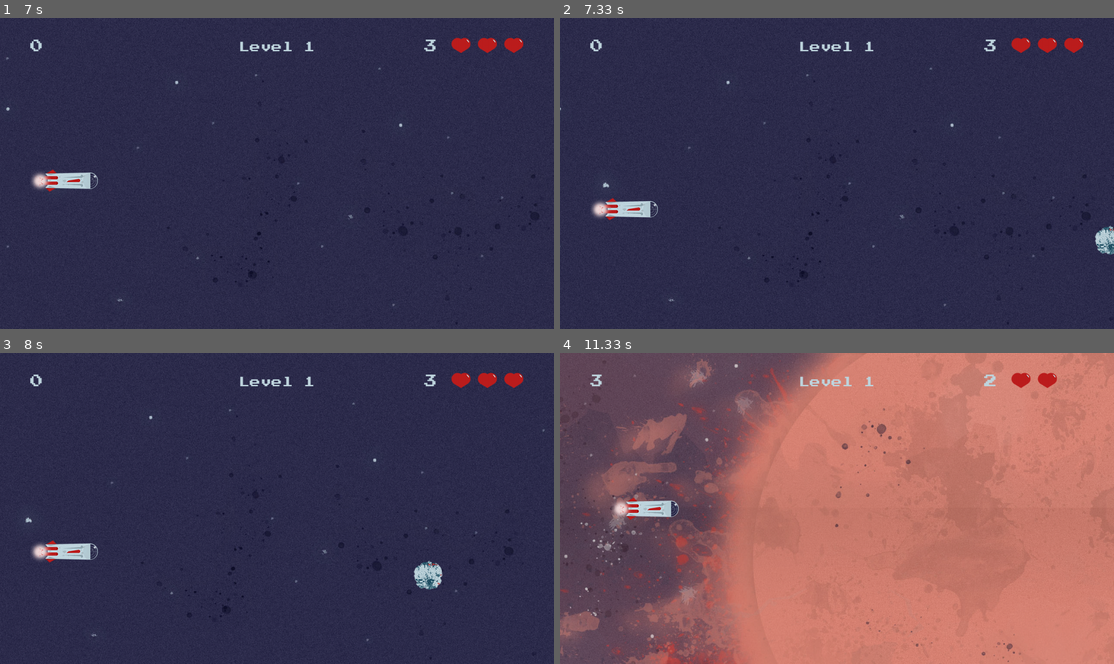
Above: before the commit, frames 1-4 (two rows, left to right).
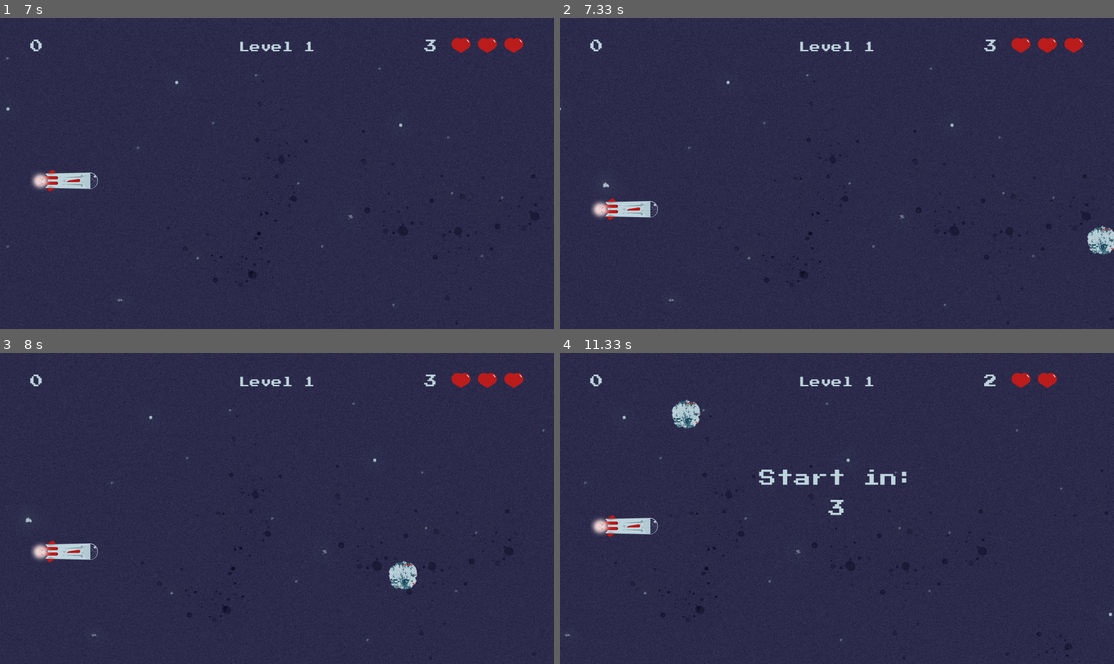
Above: after the commit, the same moments.

Repository: AdrianFSN/proyecto-final-pygame-quest
Game: pygame game, started from main.py
The game is run twice, just before and just after one commit, with the same random seed, the same clock (stepped at 60 frames per second) and the same inputs.
Inputs:
- Up to frame 1 (7 s): tap Space at 0.33, 5.73, 6.03, 6.23, 6.63, 6.97 s; hold Up 5.67-6.13 s; hold Down 6.17-6.53 s; hold Up 6.57-6.87 s; hold Down from 6.9 s (still down)
- Up to frame 2 (7.33 s): release Down at 7.2 s; hold Up from 7.23 s (still down); tap Space at 7.3 s
- Up to frame 3 (8 s): release Up at 7.6 s; hold Down from 7.63 s (still down); tap Space at 7.7 s
- Up to frame 4 (11.33 s): release Down at 8 s; hold Up 8.03-8.33 s; tap Space at 8.1, 8.43, 8.77, 9.17 s; hold Down 8.37-8.67 s; hold Up 8.7-9.07 s; hold Down 9.1-9.47 s

Frame 1 is identical in both runs. In frame 2, 0.3% of the frame differs, in the area x 95-100%, y 66-77%; in frame 3, 0.7%; in frame 4, 99%, in the area x 0-100%, y 0-100%.

Commit message:
feat: cada nivel tiene sus meteoritos asignados. Los meteoritos dejan de salir antes de llegar al final

Diff:
--- a/glumtar/__init__.py
+++ b/glumtar/__init__.py
@@ -1,6 +1,6 @@
 # Animations
 ANIMATION_FRAMES = 61  # Animations should have 60 frames.
-BG_SCROLL_SPEED = 10  # Should be 1. Increase only for testing purposes.
+BG_SCROLL_SPEED = 1  # Should be 1. Increase only for testing purposes.
 FRAMES_SPEED = 1
 AVAILABLE_BG = 5  # One more than the actual amount.
 
--- a/glumtar/entities.py
+++ b/glumtar/entities.py
@@ -122,20 +122,29 @@
 
 
 class Meteorite(pygame.sprite.Sprite):
-    default_speed = 7
+    default_speed = 8
     default_points = 1
     outer_margin = WIDTH + METEO_OUTER_MARGIN
     meteorite_img = ['meteorite0_0.png',
                      'meteorite1_0.png', 'meteorite2_0.png']
+    level_1_meteorite_img = ['meteorite0_0.png',
+                             'meteorite1_0.png', 'meteorite2_0.png']
+    level_2_meteorite_img = ['meteorite0_0.png',
+                             'meteorite1_0.png', 'meteorite2_0.png', 'meteorite3_0.png', 'meteorite4_0.png']
     speed_family_0 = default_speed
     speed_family_1 = default_speed + 2.5
     speed_family_2 = default_speed + 5.5
+    speed_family_3 = default_speed + 7
+    speed_family_4 = default_speed + 10
     points_family_0 = default_points
     points_family_1 = default_points * 2
     points_family_2 = default_points * 3
-
-    def __init__(self, speed=default_speed, points=default_points, posX=outer_margin):
+    points_family_3 = default_points * 5
+    points_family_4 = default_points * 6
+
+    def __init__(self, level, speed=default_speed, points=default_points, posX=outer_margin):
         super().__init__()
+        self.level = level
         self.speed = speed
         self.points = points
         self.positionX = posX
@@ -143,18 +152,30 @@
         self.assing_family()
 
     def assing_family(self):
-        index = random.randint(0, len(self.meteorite_img)-1)
-        for image in self.meteorite_img:
-            img_route = os.path.join(
-                'glumtar', 'resources', 'images', f'meteorite{index}_0.png')
+        if self.level == 1:
+            index = random.randint(0, len(self.level_1_meteorite_img)-1)
+            for image in self.level_1_meteorite_img:
+                img_route = os.path.join(
+                    'glumtar', 'resources', 'images', f'meteorite{index}_0.png')
+        elif self.level == 2:
+            index2 = random.randint(0, len(self.level_2_meteorite_img)-1)
+            for image in self.level_2_meteorite_img:
+                img_route = os.path.join(
+                    'glumtar', 'resources', 'images', f'meteorite{index2}_0.png')
 
         if 'meteorite1_' in img_route:
             self.speed = self.speed_family_1
             self.points = self.points_family_1
 
-        elif 'meteorite2_' in img_route:
+        if 'meteorite2_' in img_route:
             self.speed = self.speed_family_2
             self.points = self.points_family_2
+        if 'meteorite3_' in img_route:
+            self.speed = self.speed_family_3
+            self.points = self.points_family_3
+        if 'meteorite4_' in img_route:
+            self.speed = self.speed_family_4
+            self.points = self.points_family_4
 
         self.image = pygame.image.load(img_route)
         self.rect = self.image.get_rect(
--- a/glumtar/frontpage.py
+++ b/glumtar/frontpage.py
@@ -58,7 +58,6 @@
             for event in pygame.event.get():
                 if event.type == pygame.QUIT or (event.type == pygame.KEYUP and event.key == pygame.K_ESCAPE):
                     print("Alguien ha decidido salir de la aplicación por la X")
-                    # close_game = pygame.quit()
                     return True
                 if event.type == pygame.KEYDOWN and event.key == pygame.K_SPACE:
                     self.activate_play_pointer = False
--- a/glumtar/game.py
+++ b/glumtar/game.py
@@ -41,6 +41,7 @@
             for event in pygame.event.get():
                 if event.type == pygame.QUIT or (event.type == pygame.KEYUP and event.key == pygame.K_ESCAPE):
                     exit = True
+                    print(f'Exit está en {exit}')
                     break
             if self.set_a_match:
                 self.set_up_play()
@@ -67,6 +68,7 @@
                 self.records_page.exit = False
 
             pygame.display.flip()
+            print(f'Al final del todo, Exit está en {exit}')
 
         pygame.quit()
 
--- a/glumtar/playlevel.py
+++ b/glumtar/playlevel.py
@@ -1,6 +1,6 @@
 import os
 import pygame
-from . import BG_SCROLL_SPEED, COLUMBIA_BLUE, COUNTDOWN_TIME, DEFAULT_BG_SCROLL, FONT, FONT_SIZE, FONT_SIZE_CONTROLLER, FPS, FRAMES_SPEED, GO_TO_RECORDS_DELAY, HEIGHT, TOP_MARGIN_LIMIT, METEO_FREQUENCY_LEVEL1, ROBIN_EGG_BLUE, TITLE_FONT_SIZE, WIDTH
+from . import BG_SCROLL_SPEED, COLUMBIA_BLUE, COUNTDOWN_TIME, DEFAULT_BG_SCROLL, FONT, FONT_SIZE, FONT_SIZE_CONTROLLER, FPS, FRAMES_SPEED, GO_TO_RECORDS_DELAY, HEIGHT, TOP_MARGIN_LIMIT, METEO_FREQUENCY_LEVEL1, METEO_OUTER_MARGIN, ROBIN_EGG_BLUE, TITLE_FONT_SIZE, WIDTH
 from .entities import Meteorite, Ship
 from tools.timers_and_countdowns import Countdown, ScrollBG
 # from .data.messages import Reader
@@ -144,17 +144,19 @@
                     self.generated_meteorites.remove(meteorite)
                     if self.allow_points:
                         self.scoreboard.increase_score(meteorite.points)
+            print(f'Este es el time scroll {self.set_bg_scroll}')
 
             pygame.display.flip()
 
         return self.exit, self.execute_game_over
 
     def generate_meteorites(self):
-        self.random_meteorite = Meteorite()
-        self.generated_meteorites.add(
-            self.random_meteorite)
-        self.screen.blit(self.random_meteorite.image,
-                         self.random_meteorite.rect)
+        if self.set_bg_scroll >= METEO_OUTER_MARGIN:
+            self.random_meteorite = Meteorite(self.level)
+            self.generated_meteorites.add(
+                self.random_meteorite)
+            self.screen.blit(self.random_meteorite.image,
+                             self.random_meteorite.rect)
 
     def paint_background(self, posX, posY, timer):
         posX = posX
